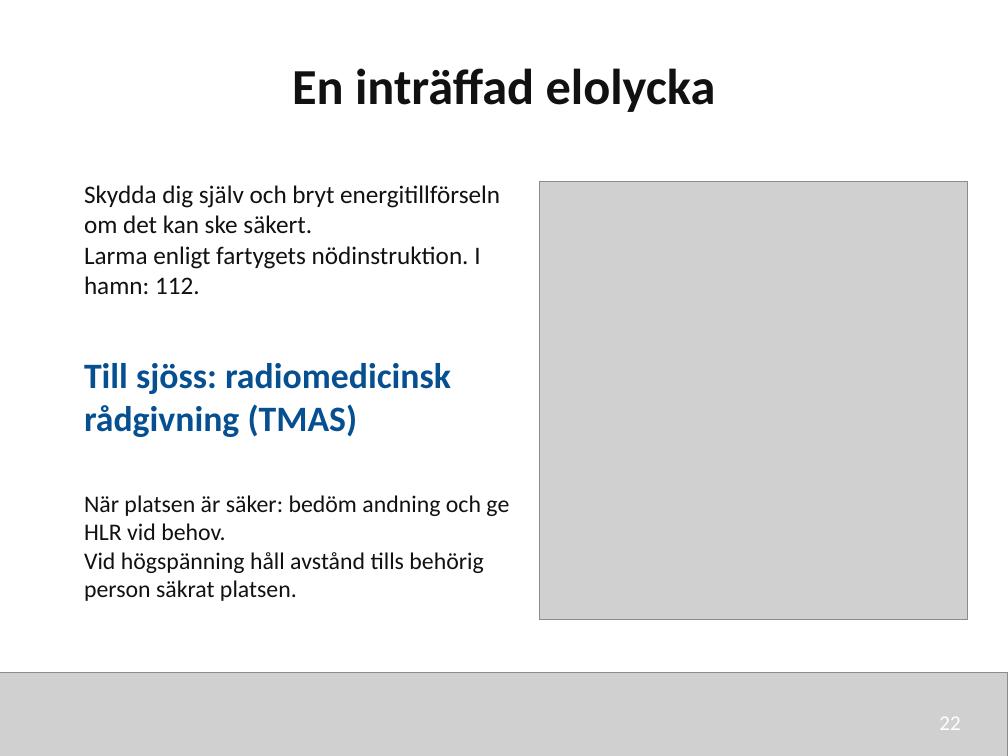
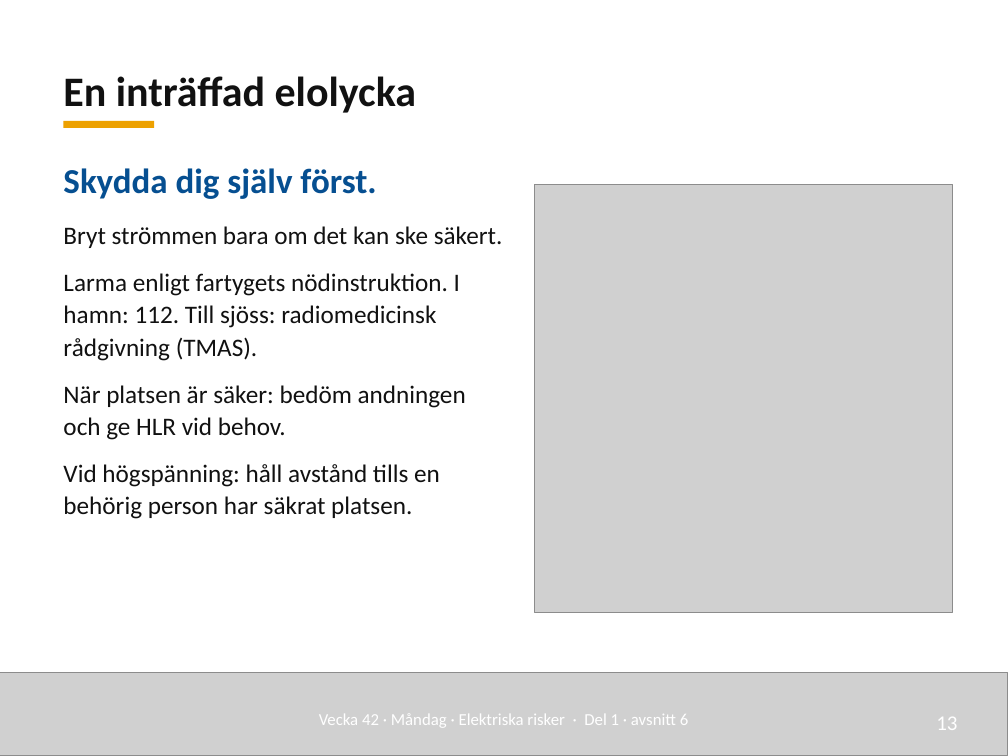
Before and after one commit to nj22az/nj22az.github.io, a slide deck: slide 13 of sjoskolan/vecka-42/aktuell/v42_01_Elektriska_risker_elev.pptx (slide 22 before the commit). Drawn at 1008x756 pixels with LibreOffice and Linux fonts; fonts in the diff are those of the drawing; grey boxes stand for pictures. Boxes give left, top, right and bottom in pixels: in the first picture for what was removed or moved away, otherwise in the second. Text is boxed around its words. In the diff, an @@ line names an element or a change of style, - is before the commit and + after.

```diff
--- a/sjoskolan/vecka-42/aktuell/v42_01_Elektriska_risker_elev.pptx
+++ b/sjoskolan/vecka-42/aktuell/v42_01_Elektriska_risker_elev.pptx
@@ text "En inträffad elolycka": place and size @@
-text "En inträffad elolycka" at box(292, 68, 716, 112)
+text "En inträffad elolycka" at box(63, 76, 416, 113)
@@ text "En inträffad elolycka" at box(63, 76, 416, 113): size 36 to 30 pt; alignment centre to left; line spacing 1 to 1.08; vertical alignment top to bottom @@
@@ rectangle added at box(64, 121, 154, 128), fill #EDA100 @@
@@ text at box(63, 168, 503, 519): text changed; size 17 to 18 pt @@
-När platsen är säker: bedöm andning och ge HLR vid behov.
-Vid högspänning håll avstånd tills behörig person säkrat platsen.
+Skydda dig själv först.
+Bryt strömmen bara om det kan ske säkert.
+Larma enligt fartygets nödinstruktion. I hamn: 112. Till sjöss: radiomedicinsk rådgivning (TMAS).
+När platsen är säker: bedöm andningen och ge HLR vid behov.
+Vid högspänning: håll avstånd tills en behörig person har säkrat platsen.
@@ text removed at box(84, 185, 500, 294) @@
-Skydda dig själv och bryt energitillförseln om det kan ske säkert.
-Larma enligt fartygets nödinstruktion. I hamn: 112.
@@ picture: place and size @@
-picture at box(539, 181, 968, 620)
+picture at box(534, 184, 953, 613)
@@ text removed at box(84, 363, 451, 437) @@
-Till sjöss: radiomedicinsk rådgivning (TMAS)
@@ text added at box(319, 714, 688, 727), 12 pt, text #FFFFFF @@
+Vecka 42 · Måndag · Elektriska risker · Del 1 · avsnitt 6
@@ text added at box(936, 717, 957, 730), 15 pt, text #FFFFFF @@
+13
@@ text removed at box(939, 717, 960, 730) @@
-22
```
Also in this commit, not shown: 8 other slides changed, 11 slides added, 27 slides removed, 59 other files.
